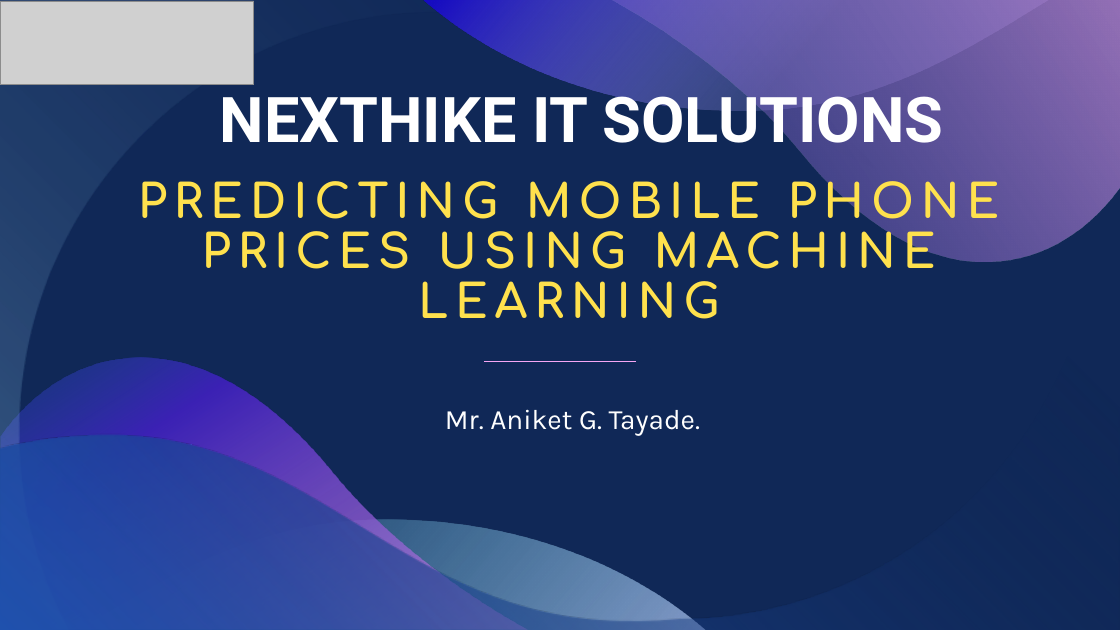
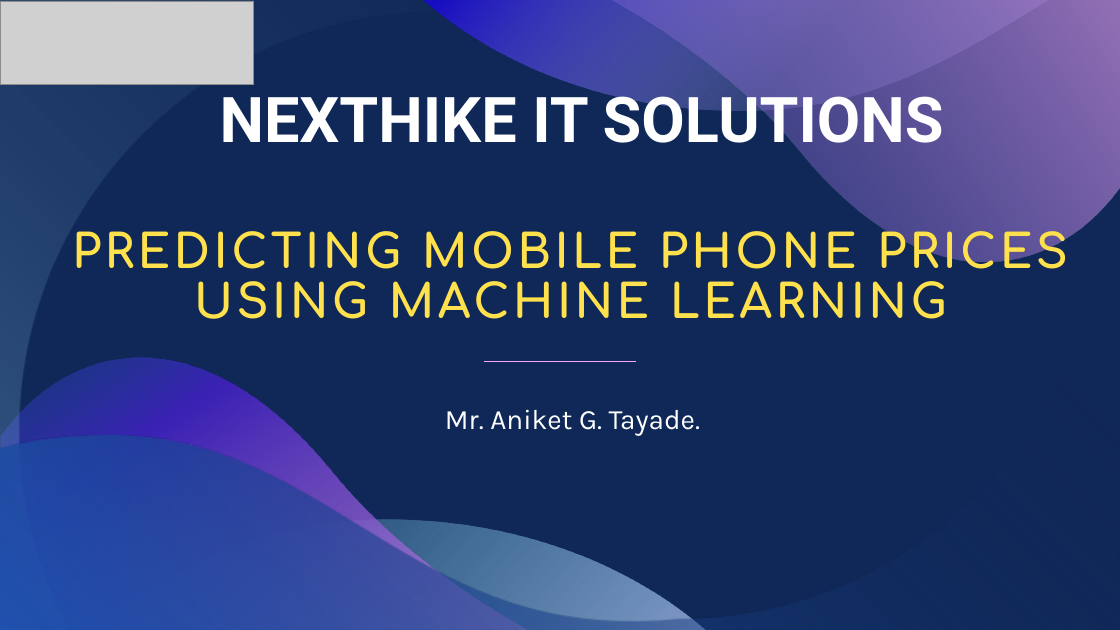
Before and after one commit to tayade-aniket/mobile-price-prediction-NHIS, a slide deck: slide 1 of ppt.pptx. Drawn at 1120x630 pixels with LibreOffice and Linux fonts; fonts in the diff are those of the drawing; grey boxes stand for pictures. Boxes give left, top, right and bottom in pixels: in the first picture for what was removed or moved away, otherwise in the second. Text is boxed around its words. In the diff, an @@ line names an element or a change of style, - is before the commit and + after.

```diff
--- a/ppt.pptx
+++ b/ppt.pptx
@@ title "PREDICTING MOBILE PHONE PRICES USING ..." at (72, 215, 1068, 319): letter spacing 6 to 3 pt @@
```
Also in this commit, not shown: 5 slides added, 13 slides removed, 2 other files.
